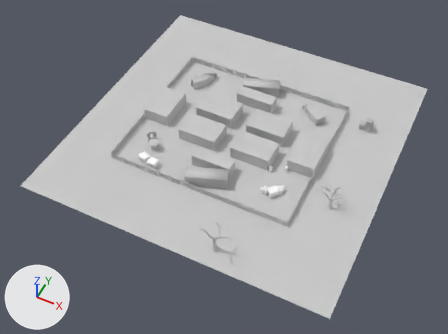
Two versions of the FBX model Game/Assets/modelData/Background.FBX, one commit apart.
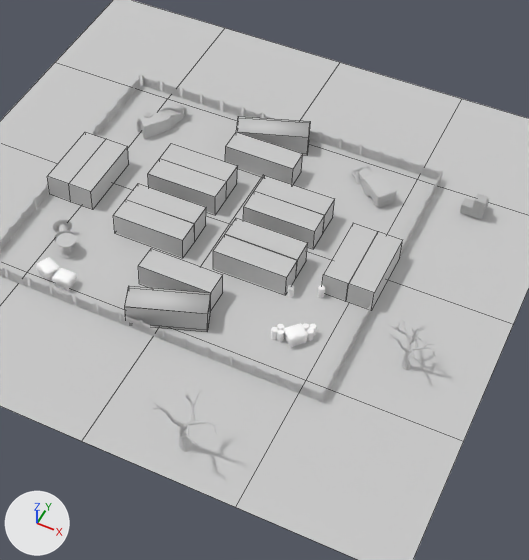
Old and new are each drawn whole from a 50 mm camera at (60.4, -131.6, 145.4) aimed at (0.4, -11.7, -4.5) and again close up on the part from 27% to 88% of the width and 5% to 92% of the height. The lights are fixed; the arrows at lower left show +X, +Y and +Z. The close-ups show mesh edges as thin lines. Where no turn or scale is listed for an object, it has been applied to the vertices.

In view in the first close-up: 'Plane001', 'container_002', 'container_005', 'container_006', 'container_007', 'container_009', 'container_010', 'container_012', 'container_1', 'container_2', 'container_2_open', 'container_2_open001'.
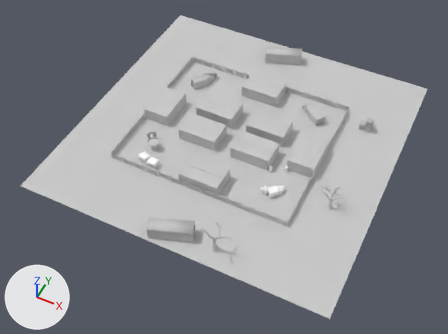
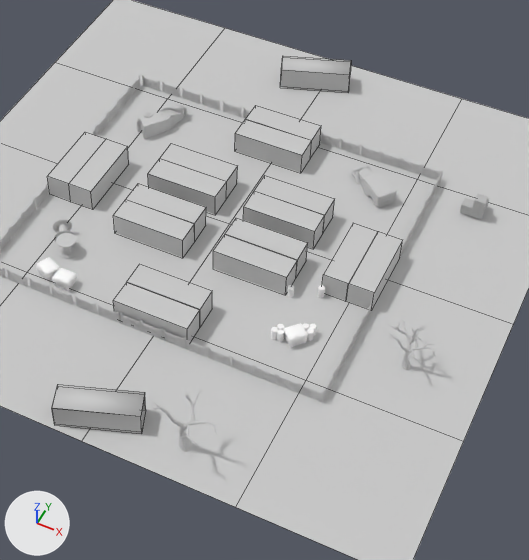
What differs and where, as boxes [x1, y1, x2, y2] in the close-ups (529 x 560 px):
'container_2_open', moved
    before: [125, 286, 211, 331]
    after: [52, 384, 146, 433]
'container_2_open001', moved
    before: [236, 116, 310, 155]
    after: [280, 56, 351, 92]
'container_007', moved
    before: [225, 132, 303, 185]
    after: [235, 119, 312, 173]
'container_2', moved
    before: [138, 249, 223, 310]
    after: [127, 264, 212, 326]
'container_015', added
    after: [113, 282, 200, 344]
'container_014', added
    after: [246, 105, 321, 157]

What changed in the scene script:
```text
Change ob_container_2:
    ob_container_2.location: (-0.8, -16.7, 2.0) -> (-0.8, -20.5, 2.0)
Change ob_container_007:
    ob_container_007.location: (-0.8, 15.5, 2.0) -> (-0.8, 19.5, 2.0)
Change ob_container_2_open:
    ob_container_2_open.location: (0.3, -23.2, 2.0) -> (0.3, -45.0, 2.0)
Change ob_container_2_open001:
    ob_container_2_open001.location: (-1.9, 22.0, 2.0) -> (-1.9, 41.9, 2.0)
Add ob_container_015:
    ob_container_015 = bpy.data.objects.new('container_015', me_mesh_010.copy())  # the mesh of ob_container_007
    ob_container_015.location = (-0.8, -25.0, 2.0)
Add ob_container_014:
    ob_container_014 = bpy.data.objects.new('container_014', me_mesh_010.copy())  # the mesh of ob_container_007
    ob_container_014.location = (-0.8, 23.9, 2.0)
```
